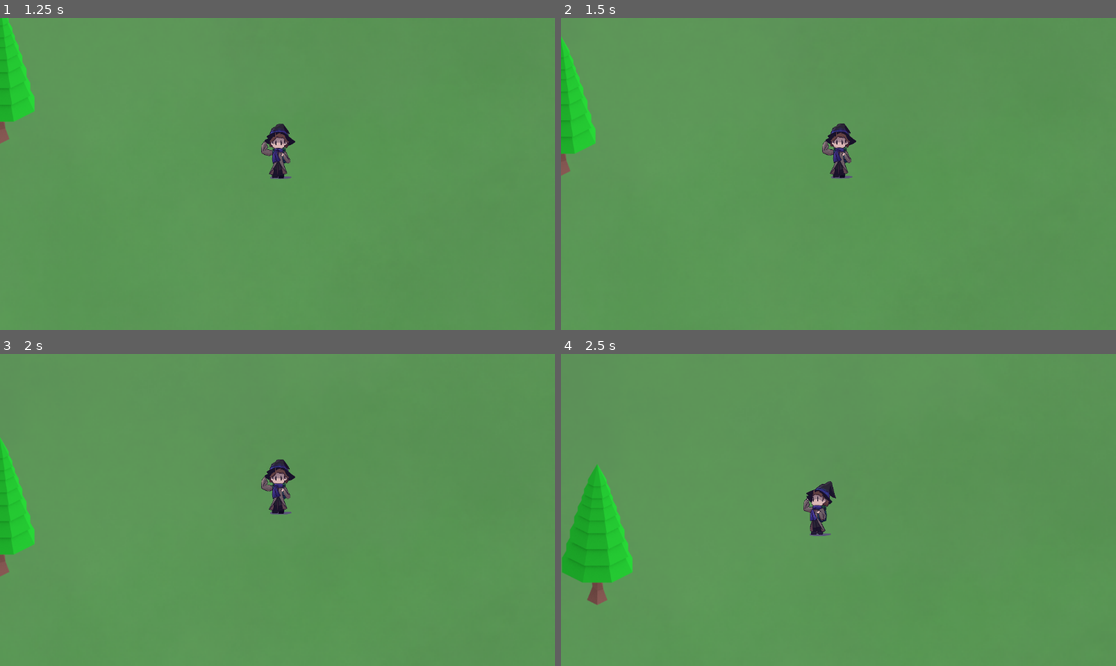
Above: before the commit, frames 1-4 (two rows, left to right).
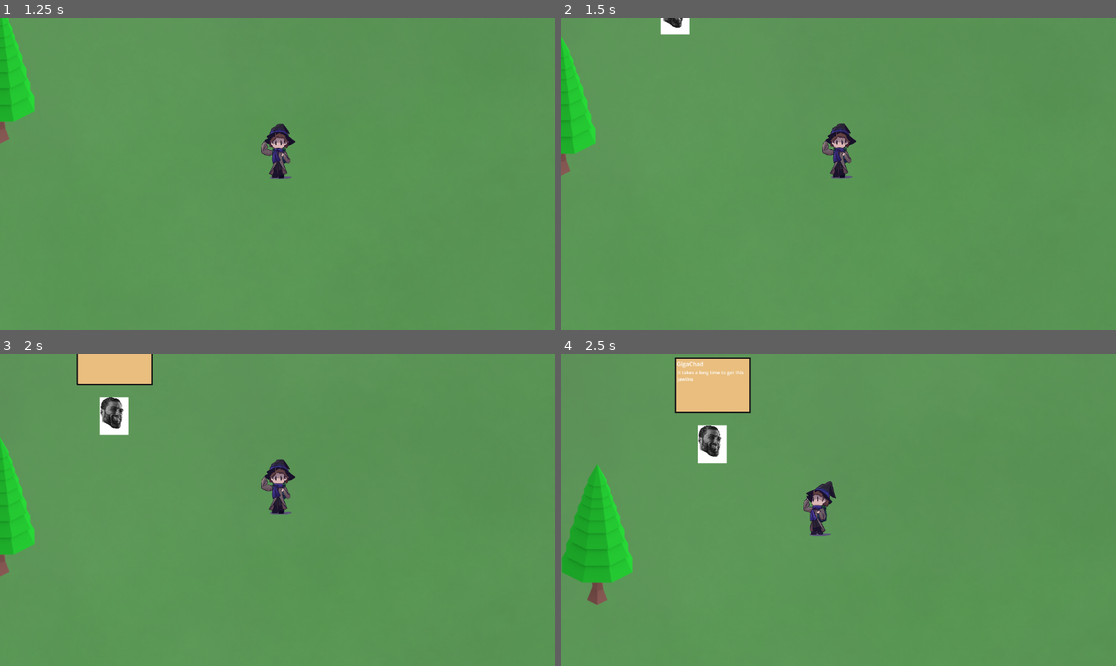
Above: after the commit, the same moments.

Repository: New-Leaf-Studios/Game-Practice
Game: Godot game, scene res://Scenes/Game.tscn
Two runs of this game, one before a commit and one after it. Both use one fixed random seed, a clock stepped at 60 frames per second and the inputs below.
Inputs (mouse positions are in pixels of both pictures, inside the frame that each line leads up to):
- Up to frame 1 (1.25 s): tap Enter (ui_accept) at 0.5 s; move the mouse to (249, 236) at 0.52 s; hold W (up) from 0.53 s (still down); hold Enter (ui_accept) from 0.53 s (still down); tap E (Interact, bound only after the commit) at 0.6 s
- Up to frame 2 (1.5 s): keep holding W (up); move the mouse to (1005, 220) at 1.27 s; release Enter (ui_accept) at 1.28 s; tap Enter (ui_accept) at 1.35 s
- Up to frame 3 (2 s): keep holding W (up); tap Enter (ui_accept) at 1.52, 1.82 s; tap E (Interact, bound only after the commit) at 1.55 s
- Up to frame 4 (2.5 s): move the mouse to (672, 463) at 2.02 s; release W (up) at 2.03 s; press the mouse at (672, 463) at 2.03 s; hold A (left) from 2.03 s (still down); tap Enter (ui_accept) at 2.3 s

Frame 1 is identical in both runs. In frame 2, 0.3% of the frame differs, in the area x 17-24%, y 0-6%; in frame 3, 2.0%; in frame 4, 3.1%, in the area x 20-35%, y 1-36%.

Commit message:
added friendly random roaming ai

Diff:
--- a/Scenes/Game.tscn
+++ b/Scenes/Game.tscn
@@ -1,8 +1,9 @@
-[gd_scene load_steps=4 format=3 uid="uid://c17xik7hvxny4"]
+[gd_scene load_steps=5 format=3 uid="uid://c17xik7hvxny4"]
 
 [ext_resource type="Texture2D" uid="uid://bnbxsm45cgeh0" path="res://images/grass_background_test.png" id="1_gl6un"]
 [ext_resource type="PackedScene" uid="uid://ckudr8chj1kgo" path="res://Scenes/player.tscn" id="2_j5yw3"]
 [ext_resource type="PackedScene" uid="uid://cnnfij8udtbin" path="res://Scenes/tree.tscn" id="3_j5yw3"]
+[ext_resource type="PackedScene" uid="uid://bxv3ppyoe5ikc" path="res://Scenes/npc_friendly.tscn" id="4_kldst"]
 
 [node name="Game" type="Node2D"]
 
@@ -17,3 +18,6 @@
 
 [node name="Player" parent="." instance=ExtResource("2_j5yw3")]
 position = Vector2(154, 106)
+
+[node name="NPC_friendly" parent="." instance=ExtResource("4_kldst")]
+position = Vector2(211, 68)
--- a/Scenes/npc.tscn
+++ b/Scenes/npc_friendly.tscn
@@ -1,14 +1,15 @@
-[gd_scene load_steps=8 format=3 uid="uid://bxv3ppyoe5ikc"]
+[gd_scene load_steps=9 format=3 uid="uid://bxv3ppyoe5ikc"]
 
-[ext_resource type="Script" uid="uid://cvs2w1ybvv6ou" path="res://Scenes/npc.gd" id="1_xxsvc"]
-[ext_resource type="Texture2D" uid="uid://b0ojax2ksxhtw" path="res://images/test_npc_animation.png" id="2_xxsvc"]
+[ext_resource type="Script" uid="uid://cwahevmbw1fry" path="res://Scripts/npc_friendly.gd" id="1_hbx2o"]
+[ext_resource type="Texture2D" uid="uid://b0ojax2ksxhtw" path="res://images/test_npc_animation.png" id="1_k3qpd"]
+[ext_resource type="PackedScene" uid="uid://cfrhstdfuipsr" path="res://dialogue/dialogue_ui.tscn" id="3_1yo52"]
 
 [sub_resource type="AtlasTexture" id="AtlasTexture_g6unj"]
-atlas = ExtResource("2_xxsvc")
+atlas = ExtResource("1_k3qpd")
 region = Rect2(0, 0, 548, 720)
 
 [sub_resource type="AtlasTexture" id="AtlasTexture_h1ryf"]
-atlas = ExtResource("2_xxsvc")
+atlas = ExtResource("1_k3qpd")
 region = Rect2(548, 0, 548, 720)
 
 [sub_resource type="SpriteFrames" id="SpriteFrames_1ig1v"]
@@ -60,8 +61,8 @@
 [sub_resource type="CircleShape2D" id="CircleShape2D_h1ryf"]
 radius = 55.0
 
-[node name="NPC" type="CharacterBody2D"]
-script = ExtResource("1_xxsvc")
+[node name="NPC_friendly" type="CharacterBody2D"]
+script = ExtResource("1_hbx2o")
 
 [node name="AnimatedSprite2D" type="AnimatedSprite2D" parent="."]
 scale = Vector2(0.07264957, 0.072649576)
@@ -78,3 +79,10 @@
 
 [node name="Timer" type="Timer" parent="."]
 autostart = true
+
+[node name="DialogueUI" parent="." instance=ExtResource("3_1yo52")]
+
+[connection signal="body_entered" from="chat_detection_area" to="." method="_on_chat_detection_area_body_entered"]
+[connection signal="body_exited" from="chat_detection_area" to="." method="_on_chat_detection_area_body_exited"]
+[connection signal="timeout" from="Timer" to="." method="_on_timer_timeout"]
+[connection signal="dialogue_finished" from="DialogueUI" to="." method="_on_dialogue_ui_dialogue_finished"]
--- /dev/null
+++ b/Scripts/npc_friendly.gd
@@ -0,0 +1,79 @@
+extends CharacterBody2D
+
+const speed = 30
+var current_state = IDLE
+
+var dir = Vector2.RIGHT
+var start_pos
+
+var is_roaming = true
+var is_chatting = false
+
+var player
+var player_in_chat_zone = false
+
+enum {
+	IDLE,
+	NEW_DIR,
+	MOVE
+}
+
+func _ready() -> void:
+	randomize()
+	start_pos = position
+
+func _process(delta: float) -> void:
+	if current_state == 0 or current_state == 1:
+		$AnimatedSprite2D.play("idle")
+	elif current_state == 2 and !is_chatting:
+		if dir.x == -1:
+			$AnimatedSprite2D.play("walk_w")
+		if dir.x == 1:
+			$AnimatedSprite2D.play("walk_e")
+		if dir.y == -1:
+			$AnimatedSprite2D.play("walk_n")
+		if dir.y == 1:
+			$AnimatedSprite2D.play("walk_s")
+
+	if is_roaming:
+		match  current_state:
+			IDLE:
+				pass
+			NEW_DIR:
+				dir = choose([Vector2.RIGHT, Vector2.UP, Vector2.LEFT, Vector2.DOWN])
+			MOVE:
+				move(delta)
+	if Input.is_action_just_pressed("Interact"):
+		print("chatting with npc")
+		$DialogueUI.start()
+		is_roaming = false
+		is_chatting = true
+		$AnimatedSprite2D.play("idle")
+
+func choose(array):
+	array.shuffle()
+	return array.front()
+
+func move(delta):
+	if !is_chatting:
+		position += dir * speed * delta
+
+func _on_chat_detection_area_body_entered(body: Node2D) -> void:
+	if body.has_method("player"):
+		player = body
+		player_in_chat_zone = true
+
+
+func _on_chat_detection_area_body_exited(body: Node2D) -> void:
+	if body.has_method("player"):
+		player_in_chat_zone = false
+
+
+func _on_timer_timeout() -> void:
+	$Timer.wait_time = choose([0.5, 1, 1.5])
+	current_state = choose([IDLE, NEW_DIR, MOVE])
+
+
+func _on_dialogue_ui_dialogue_finished() -> void:
+	is_chatting = false
+	is_roaming = true
--- /dev/null
+++ b/dialogue/dialogue_ui.tscn
@@ -0,0 +1,38 @@
+[gd_scene load_steps=3 format=3 uid="uid://cfrhstdfuipsr"]
+
+[ext_resource type="Script" uid="uid://cpflqcnmbay5t" path="res://dialogue/dialogueplayer.gd" id="1_8lmct"]
+[ext_resource type="Texture2D" uid="uid://bonamhw64ew2x" path="res://images/chat_box.png" id="1_km8cd"]
+
+[node name="DialogueUI" type="Control"]
+layout_mode = 3
+anchors_preset = 0
+offset_right = 40.0
+offset_bottom = 40.0
+script = ExtResource("1_8lmct")
+
+[node name="NinePatchRect" type="NinePatchRect" parent="."]
+layout_mode = 0
+offset_left = -52.0
+offset_top = -120.0
+offset_right = 53.599976
+offset_bottom = -43.0
+texture = ExtResource("1_km8cd")
+metadata/_edit_group_ = true
+
+[node name="Name" type="RichTextLabel" parent="NinePatchRect"]
+layout_mode = 0
+offset_left = 3.0
+offset_top = 3.0
+offset_right = 195.0
+offset_bottom = 29.0
+scale = Vector2(0.5, 0.5)
+text = "Name:"
+
+[node name="Text" type="RichTextLabel" parent="NinePatchRect"]
+layout_mode = 0
+offset_left = 4.0
+offset_top = 16.0
+offset_right = 246.49997
+offset_bottom = 156.0
+scale = Vector2(0.4, 0.4)
+text = "chatting..."
--- /dev/null
+++ b/dialogue/dialogueplayer.gd
@@ -0,0 +1,43 @@
+extends Control
+
+signal dialogue_finished
+
+@export_file("*.json") var dialogue_file
+
+var dialogue = []
+var current_dialogue_id = 0
+var dialogue_active = false
+
+func _ready() -> void:
+	$NinePatchRect.visible = false
+
+func start():
+	if dialogue_active:
+		return
+	dialogue_active = true
+	$NinePatchRect.visible = true
+	dialogue = load_dialogue()
+	current_dialogue_id = -1
+	next_script()
+
+func load_dialogue():
+	var dialogue_file = FileAccess.open("res://dialogue/gigachad_dialogue1.json", FileAccess.READ)
+	var content = JSON.parse_string(dialogue_file.get_as_text())
+	return content
+
+func _input(event: InputEvent) -> void:
+	if !dialogue_active:
+		return
+	if event.is_action_pressed("ui_accept"):
+		next_script()
+
+func next_script():
+	current_dialogue_id += 1
+	if current_dialogue_id >= len(dialogue):
+		dialogue_active = false
+		$NinePatchRect.visible = false
+		emit_signal("dialogue_finished")
+		return
+
+	$NinePatchRect/Name.text = dialogue[current_dialogue_id]["name"]
+	$NinePatchRect/Text.text = dialogue[current_dialogue_id]["text"]
--- /dev/null
+++ b/dialogue/gigachad_dialogue1.json
@@ -0,0 +1,8 @@
+[
+	{"name": "GigaChad", "text": "Hello"},
+	{"name": "GigaChad", "text": "Just finished my 3000lb bench press workout"},
+	{"name": "You", "text": "H-how???"},
+	{"name": "GigaChad", "text": "100 Years of hard work"},
+	{"name": "GigaChad", "text": "It takes a long time to get this jawline"},
+	{"name": "You", "text": "..."},
+]
--- a/project.godot
+++ b/project.godot
@@ -48,6 +48,11 @@
 "events": [Object(InputEventMouseButton,"resource_local_to_scene":false,"resource_name":"","device":-1,"window_id":0,"a …(258 unchanged characters)…
 ]
 }
+Interact={
+"deadzone": 0.2,
+"events": [Object(InputEventKey,"resource_local_to_scene":false,"resource_name":"","device":-1,"window_id":0,"alt_pressed":false,"shift_pressed":false,"ctrl_pressed":false,"meta_pressed":false,"pressed":false,"keycode":0,"physical_keycode":69,"key_label":0,"unicode":101,"location":0,"echo":false,"script":null)
+]
+}
 
 [layer_names]
 
Renamed: enemy.tscn -> Scenes/enemy.tscn
Not shown, added: Scripts/npc_friendly.gd.uid
Not shown, added: dialogue/dialogueplayer.gd.uid
Binary file added: images/chat_box.png
Not shown, added: images/chat_box.png.import
